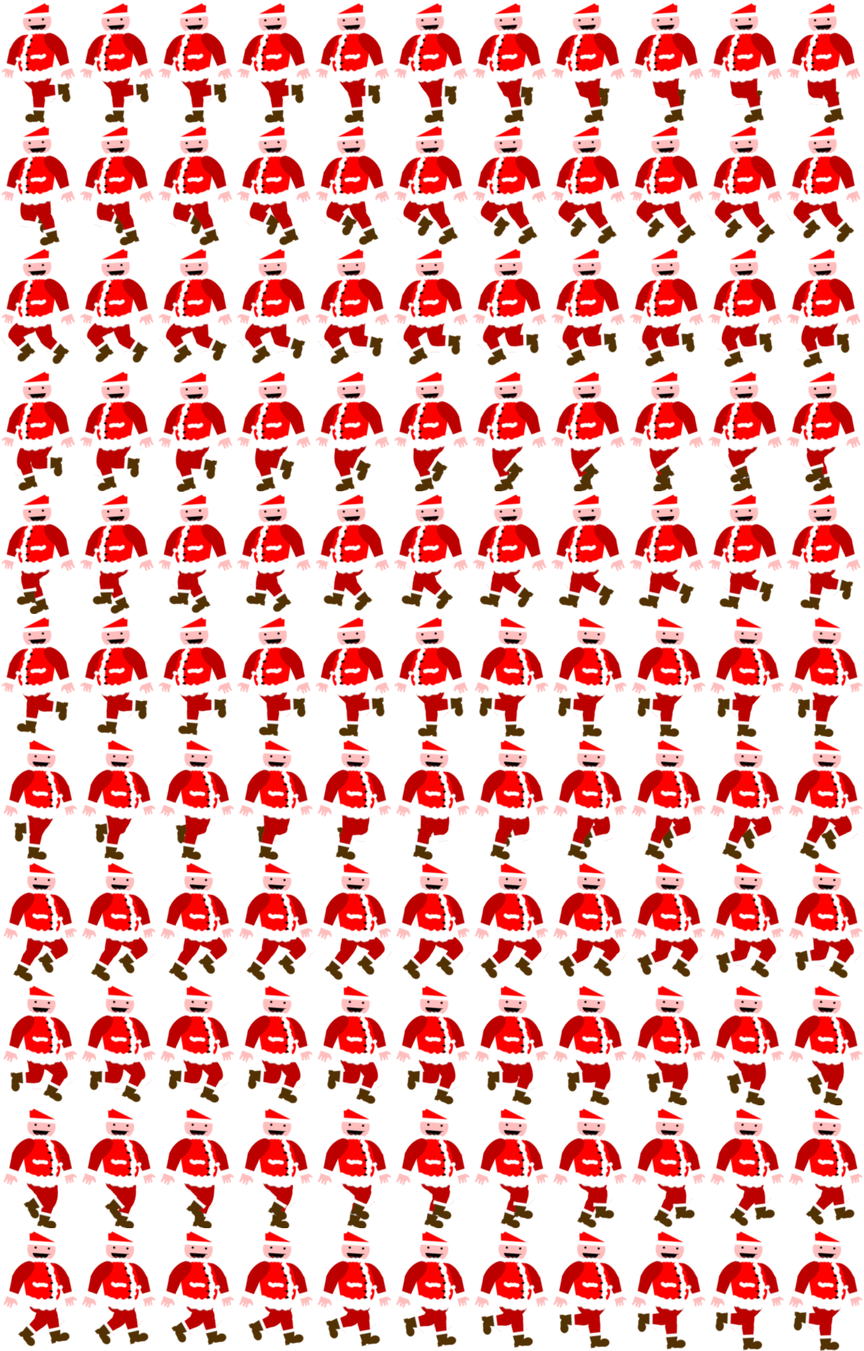
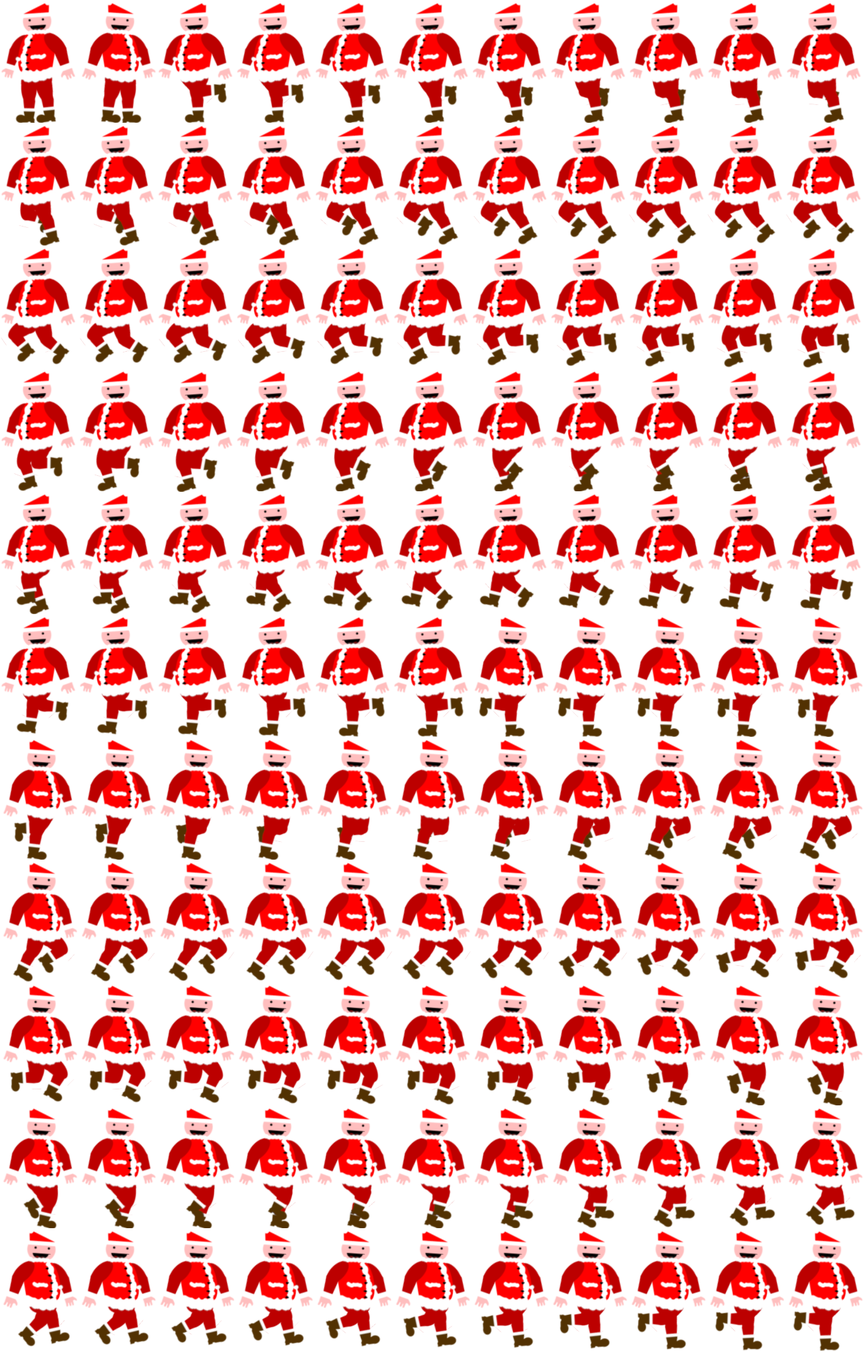
The second 864×1351 image is a revision of the first. Changes to its layers:
added layer "still_flipped" above "still.png" over box(81, 2, 156, 123)
added layer "still.png" above "santa-sheet3.png" over box(14, 76, 72, 123)
painted on "santa-sheet3.png", masked it over box(14, 2, 156, 123)
